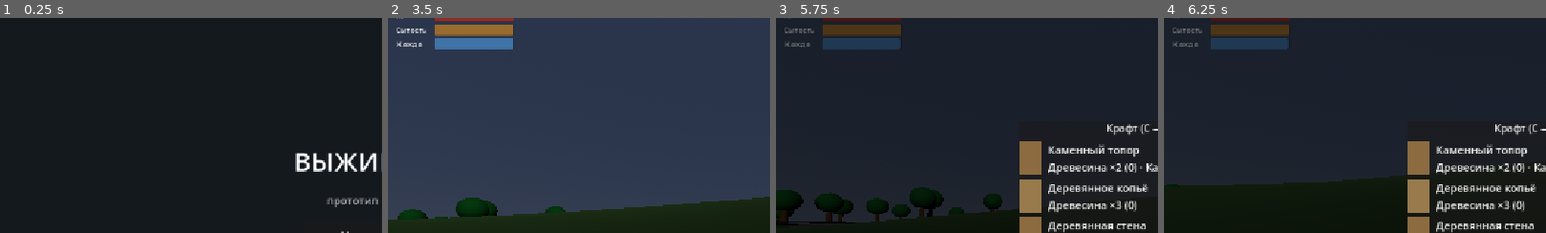
Above: before the commit, frames 1-4 (left to right).
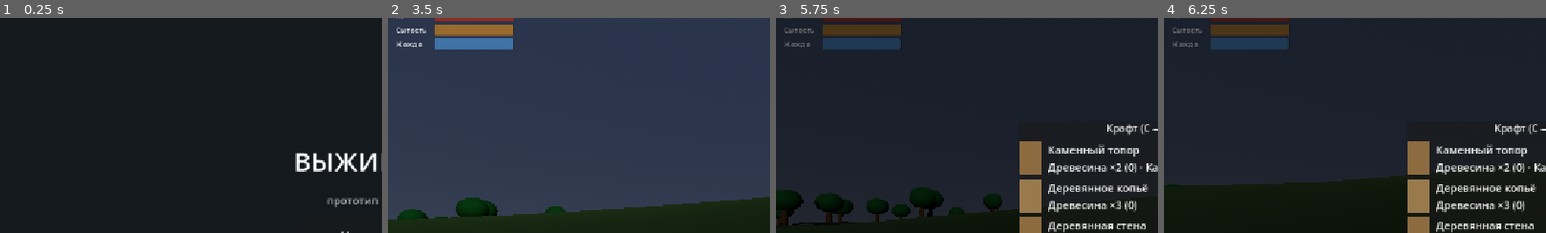
Above: after the commit, the same moments.

Repository: goverfar-tech/govno-igra
Game: Godot game, scene res://scenes/ui/main_menu.tscn
The game is run twice, just before and just after one commit, with the same random seed, the same clock (stepped at 60 frames per second) and the same inputs.
Inputs (mouse positions are % of the whole screen's width and height, from its top left):
- Up to frame 1 (0.25 s): no input
- Up to frame 2 (3.5 s): click "Начать игру" at 0.5 s; tap Enter (ui_accept) at 1.25 s; move the mouse to (55, 50) at 1.27 s; hold Ctrl (crouch) 1.28-2.03 s; hold W (move_forward) from 1.28 s (still down); click (55, 50) at 1.42 s; tap Space (jump) at 1.52, 2.27 s; move the mouse to (45, 50) at 2.02 s; tap E (interact) at 2.1 s; move the mouse to (52, 48) at 2.77 s; hold Shift (sprint) from 2.78 s (still down)
- Up to frame 3 (5.75 s): move the mouse to (49, 52) at 3.52 s; release Shift (sprint) at 3.53 s; tap C (toggle_craft) at 3.6 s; click (49, 52) at 3.67 s; tap Space (jump) at 3.77, 4.52, 5.27 s; tap Enter (ui_accept) at 4.25, 5 s; move the mouse to (80, 65) at 4.27 s; release W (move_forward) at 4.28 s; hold A (move_left) from 4.28 s (still down); tap 1 at 4.35 s; move the mouse to (20, 35) at 5.02 s; tap 5 at 5.1 s
- Up to frame 4 (6.25 s): tap Enter (ui_accept) at 5.75 s; move the mouse to (55, 50) at 5.77 s; release A (move_left) at 5.78 s; hold S (move_back) from 5.78 s (still down); hold Ctrl (crouch) from 5.78 s (still down); click (55, 50) at 5.92 s
The pictures show only the part of the screen within x 0-50%, y 4-54%; the shares and areas given below are measured in that part.

Frames 1-2 are identical in both runs. In frame 3, 0.1% of the frame differs, in the area x 0-19%, y 93-97%; in frame 4, nothing differs.

Commit message:
fix(world): road segments lie flush with terrain slope, thinner, slightly sunk

Diff:
--- a/scenes/buildings/road_strip.tscn
+++ b/scenes/buildings/road_strip.tscn
@@ -6,17 +6,17 @@
 
 [sub_resource type="BoxMesh" id="mesh"]
 material = SubResource("road_mat")
-size = Vector3(3.5, 0.12, 12.0)
+size = Vector3(3.5, 0.06, 12.0)
 
 [sub_resource type="BoxShape3D" id="col"]
-size = Vector3(3.5, 0.12, 12.0)
+size = Vector3(3.5, 0.06, 12.0)
 
 [node name="RoadStrip" type="StaticBody3D"]
 
 [node name="CollisionShape3D" type="CollisionShape3D" parent="."]
-transform = Transform3D(1, 0, 0, 0, 1, 0, 0, 0, 1, 0, 0.06, 0)
+transform = Transform3D(1, 0, 0, 0, 1, 0, 0, 0, 1, 0, 0.03, 0)
 shape = SubResource("col")
 
 [node name="MeshInstance3D" type="MeshInstance3D" parent="."]
-transform = Transform3D(1, 0, 0, 0, 1, 0, 0, 0, 1, 0, 0.06, 0)
+transform = Transform3D(1, 0, 0, 0, 1, 0, 0, 0, 1, 0, 0.03, 0)
 mesh = SubResource("mesh")
--- a/scripts/world/world_gen.gd
+++ b/scripts/world/world_gen.gd
@@ -175,14 +175,13 @@
 
 ## Постсоветский декор: руины, столбы, трасса, ящики/бочки/покрышки у руин.
 func _scatter_decor(rng: RandomNumberGenerator, half: float) -> void:
-	# разбитая трасса — диагональ через карту, сегменты с шагом ~11 м
+	# разбитая трасса — диагональ через карту, сегменты вровень с рельефом
 	for i in range(-6, 7):
 		var x := float(i) * 11.0
 		var z := float(i) * 4.0 - 25.0
 		var p := Vector2(x, z)
 		if _flat_enough(p):
-			var r := _place(RoadScene, p, 0.35)
-			r.position.y += 0.06
+			_place_road_segment(p)
 
 	# руины и их окружение
 	var ruin_points: Array[Vector2] = []
@@ -211,6 +210,23 @@
 			_place(PoleScene, p, rng.randf() * 0.15)
 
 
+## Сегмент дороги, выровненный по наклону рельефа.
+func _place_road_segment(p: Vector2) -> void:
+	var h_center := _terrain.height_at(p.x, p.y)
+	var h_l := _terrain.height_at(p.x - 2.0, p.y)
+	var h_r := _terrain.height_at(p.x + 2.0, p.y)
+	var h_d := _terrain.height_at(p.x, p.y - 2.0)
+	var h_u := _terrain.height_at(p.x, p.y + 2.0)
+	var normal := Vector3(h_l - h_r, 4.0, h_d - h_u).normalized()
+	var fwd := Vector3(1.0, 0.0, 4.0 / 11.0).normalized()
+	fwd = (fwd - normal * fwd.dot(normal)).normalized()
+	var r := RoadScene.instantiate() as Node3D
+	r.position = Vector3(p.x, h_center - 0.02, p.y)
+	r.basis = Basis.looking_at(fwd, normal)
+	_track(r)
+	add_child(r)
+
+
 func _place_pickup(item: ItemData, p: Vector2, count := 1) -> void:
 	# предмет задаём ДО добавления в дерево — чтобы подхватился цвет в _ready
 	var n := PickupScene.instantiate() as PickupItem
